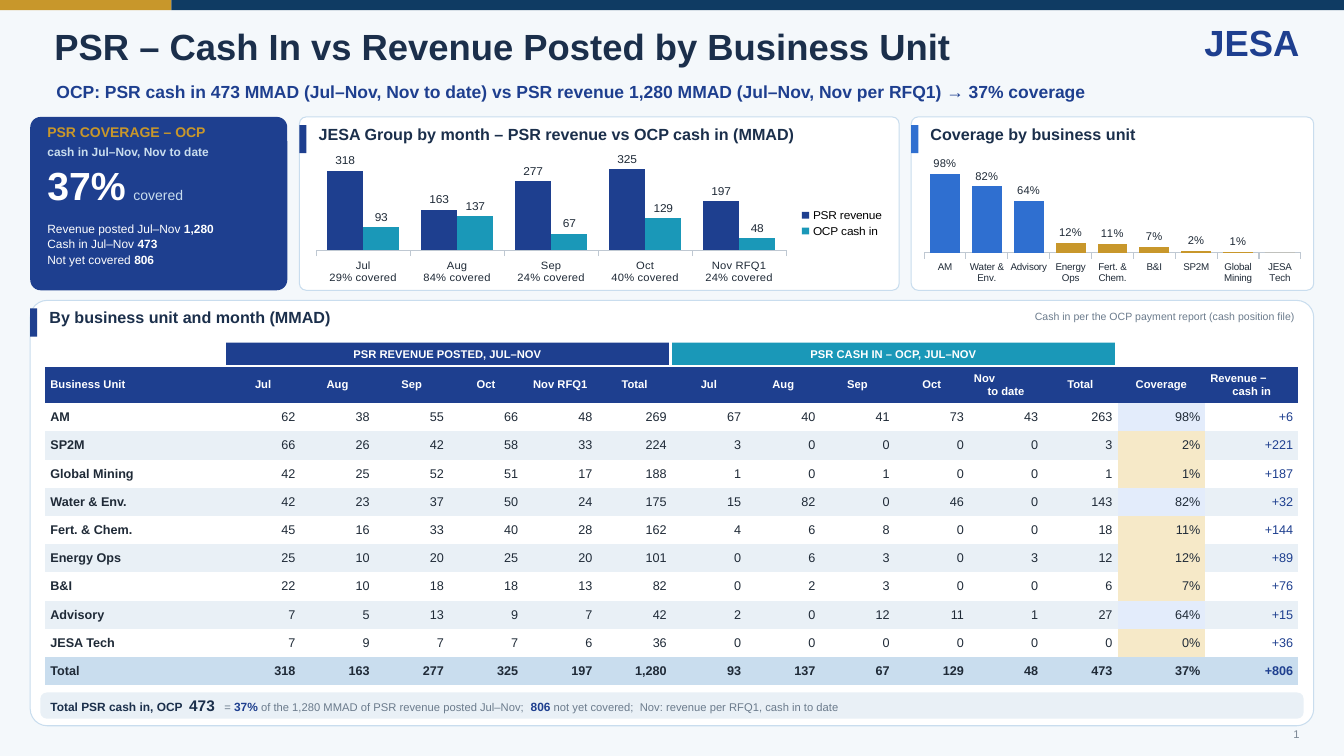
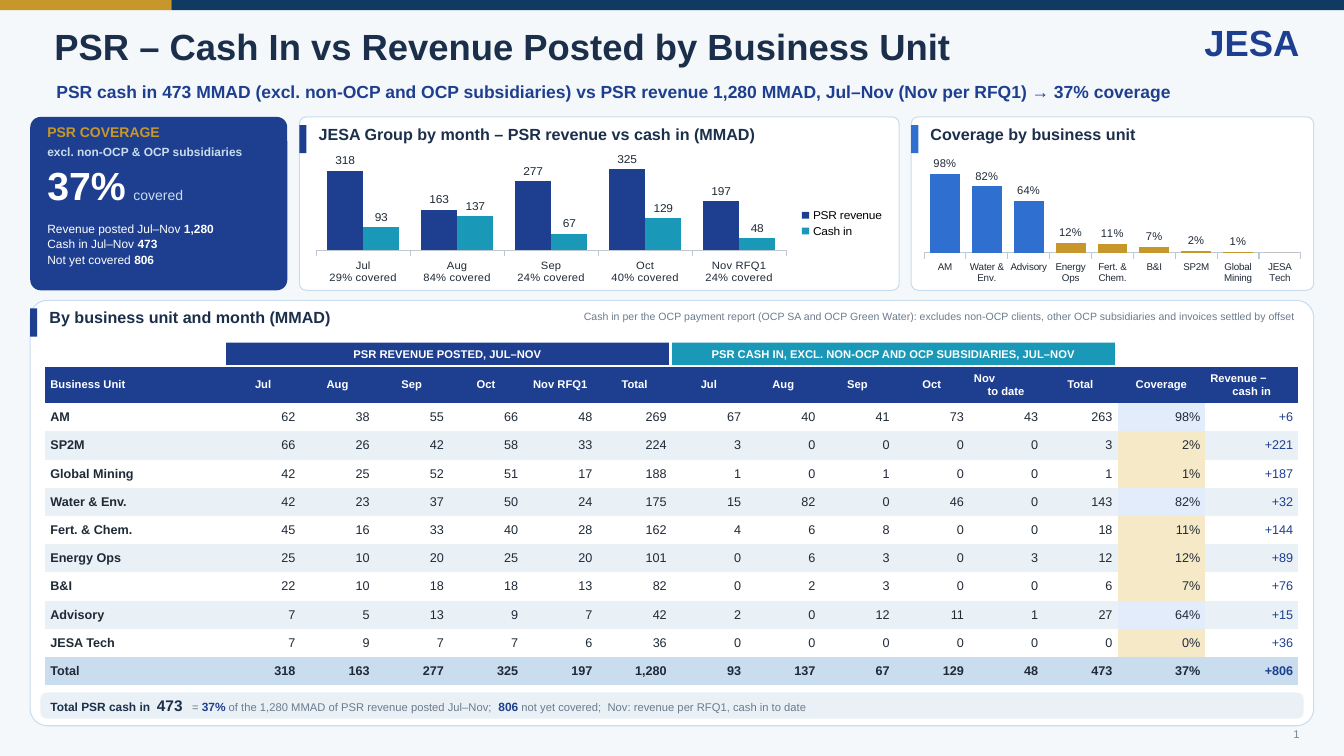
Before and after one commit to cherkaouihassan-art/Skills-Repo, a slide deck: slide 1 of weekly-ar-cash-deck/output/JESA_PSR_Coverage_OCP_Nov_W4_2026-11-25.pptx. Drawn at 1344x756 pixels with LibreOffice and Linux fonts; fonts in the diff are those of the drawing. Boxes give left, top, right and bottom in pixels: in the first picture for what was removed or moved away, otherwise in the second. Text is boxed around its words. In the diff, an @@ line names an element or a change of style, - is before the commit and + after.

```diff
--- a/weekly-ar-cash-deck/output/JESA_PSR_Coverage_OCP_Nov_W4_2026-11-25.pptx
+++ b/weekly-ar-cash-deck/output/JESA_PSR_Coverage_OCP_Nov_W4_2026-11-25.pptx
@@ text at (x1=56, y1=85, x2=1171, y2=102): text changed @@
-OCP: PSR cash in 473 MMAD (Jul–Nov, Nov to date) vs PSR revenue 1,280 MMAD (Jul–Nov, Nov per RFQ1) → 37% coverage
+PSR cash in 473 MMAD (excl. non-OCP and OCP subsidiaries) vs PSR revenue 1,280 MMAD, Jul–Nov (Nov per RFQ1) → 37% coverage
@@ text at (x1=47, y1=127, x2=160, y2=137): text changed @@
-PSR COVERAGE – OCP
+PSR COVERAGE
@@ text at (x1=47, y1=147, x2=243, y2=156): text changed @@
-cash in Jul–Nov, Nov to date
+excl. non-OCP & OCP subsidiaries
@@ text at (x1=319, y1=128, x2=755, y2=144): text changed @@
-JESA Group by month – PSR revenue vs OCP cash in (MMAD)
+JESA Group by month – PSR revenue vs cash in (MMAD)
@@ column chart at (x1=304, y1=153, x2=894, y2=286) @@
-OCP cash in: 93, 137, 67, 129, 48
+Cash in: 93, 137, 67, 129, 48
@@ text at (x1=584, y1=312, x2=1295, y2=322): text changed @@
-Cash in per the OCP payment report (cash position file)
+Cash in per the OCP payment report (OCP SA and OCP Green Water): excludes non-OCP clients, other OCP subsidiaries and invoices settled by offset
@@ text at (x1=712, y1=350, x2=1075, y2=360): text changed @@
-PSR CASH IN – OCP, JUL–NOV
+PSR CASH IN, EXCL. NON-OCP AND OCP SUBSIDIARIES, JUL–NOV
@@ text at (x1=50, y1=700, x2=806, y2=714): text changed @@
-Total PSR cash in, OCP 473 = 37% of the 1,280 MMAD of PSR revenue posted Jul–Nov; 806 not yet covered; Nov: revenue per RFQ1, cash in to date
+Total PSR cash in 473 = 37% of the 1,280 MMAD of PSR revenue posted Jul–Nov; 806 not yet covered; Nov: revenue per RFQ1, cash in to date
```
Also in this commit, not shown: 3 other files.
